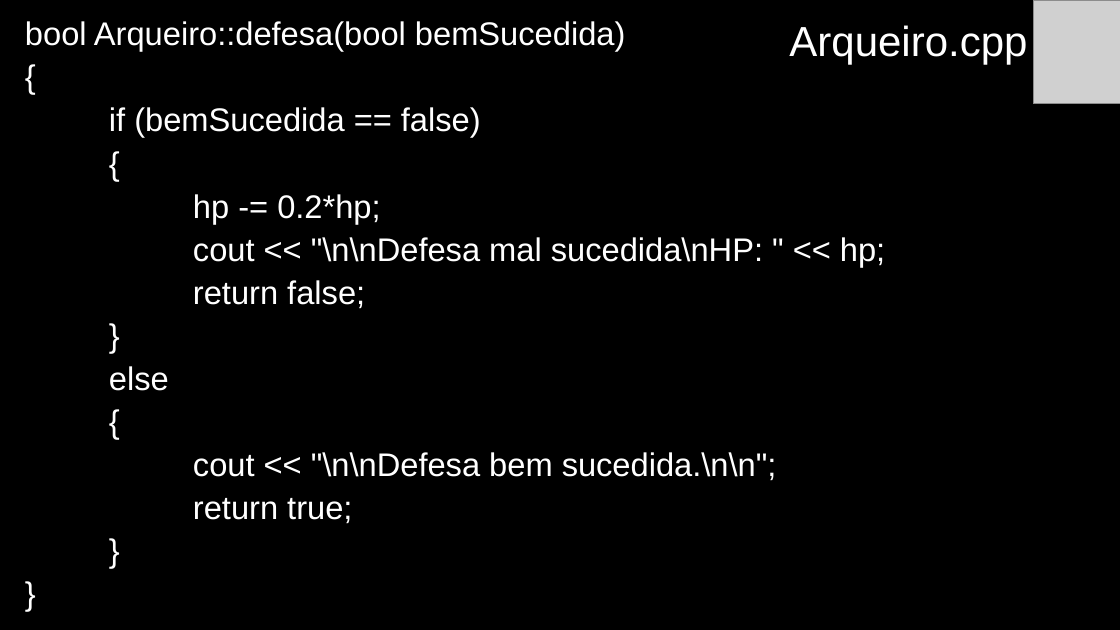
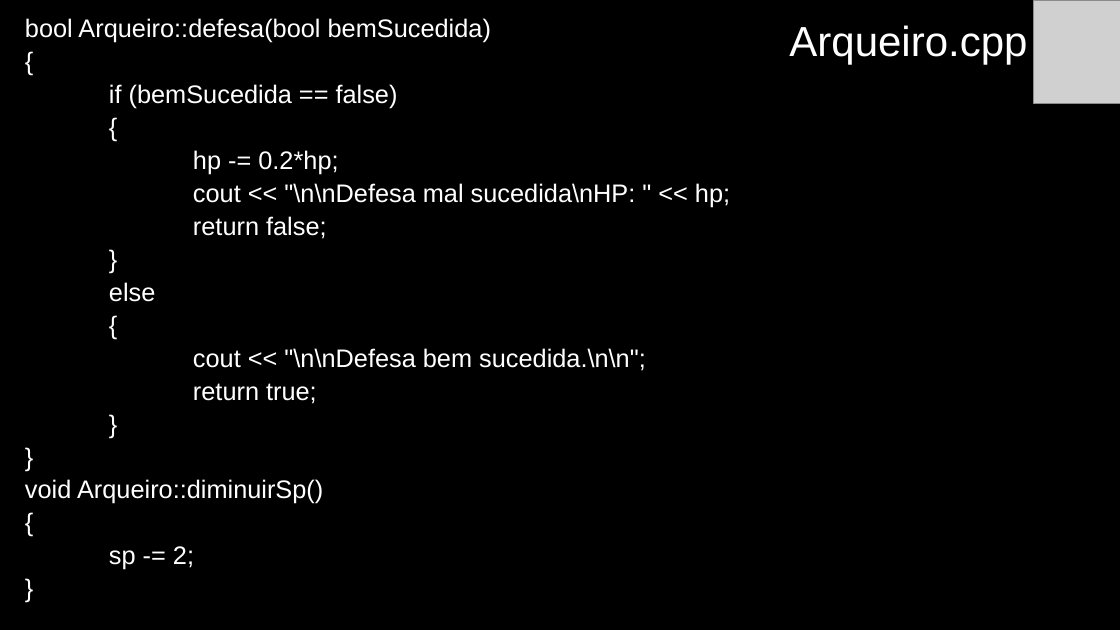
Before and after one commit to anaisabelamr/Arqueiro, a slide deck: slide 12 of Arqueiro/Arqueiro.pptx. Drawn at 1120x630 pixels with LibreOffice and Linux fonts; fonts in the diff are those of the drawing; grey boxes stand for pictures. Boxes give left, top, right and bottom in pixels: in the first picture for what was removed or moved away, otherwise in the second. Text is boxed around its words. In the diff, an @@ line names an element or a change of style, - is before the commit and + after.

```diff
--- a/Arqueiro/Arqueiro.pptx
+++ b/Arqueiro/Arqueiro.pptx
@@ text at (x1=25, y1=18, x2=730, y2=404): size 28 to 21.7 pt in "bool Arqueiro::defesa(bool bemSucedida)", "{", "if (bemSucedida == false)", "{" and 10 more places; line spacing 0.8 to 0.7 @@
@@ text at (x1=25, y1=479, x2=323, y2=570): paragraphs added @@
+void Arqueiro::diminuirSp()
+{
+sp -= 2;
+}
```
Also in this commit, not shown: 14 other slides changed, 8 slides added, 3 slides removed, 28 other files.
